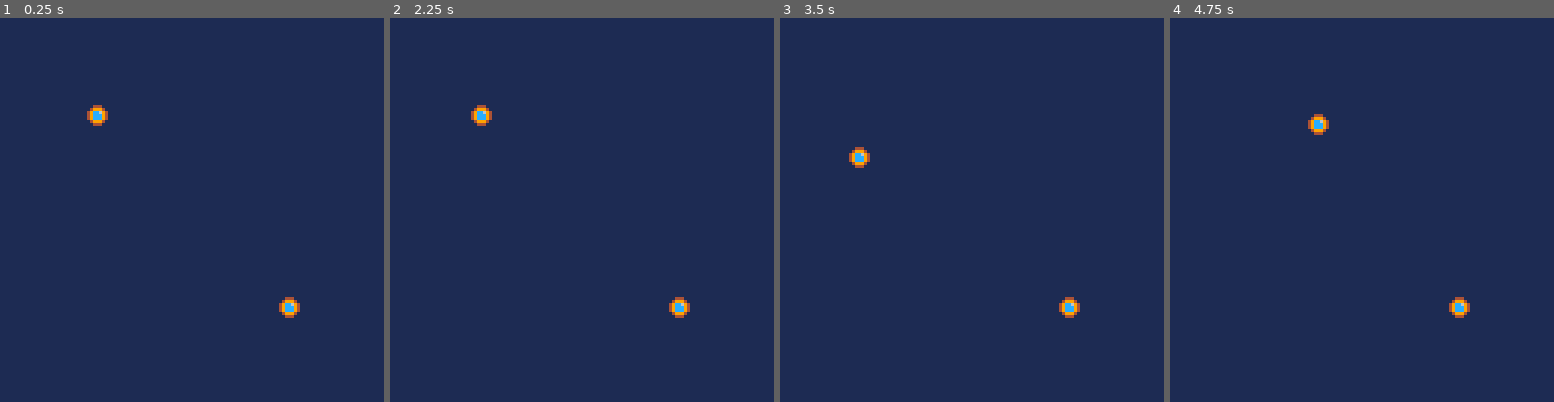
Above: before the commit, frames 1-4 (left to right).
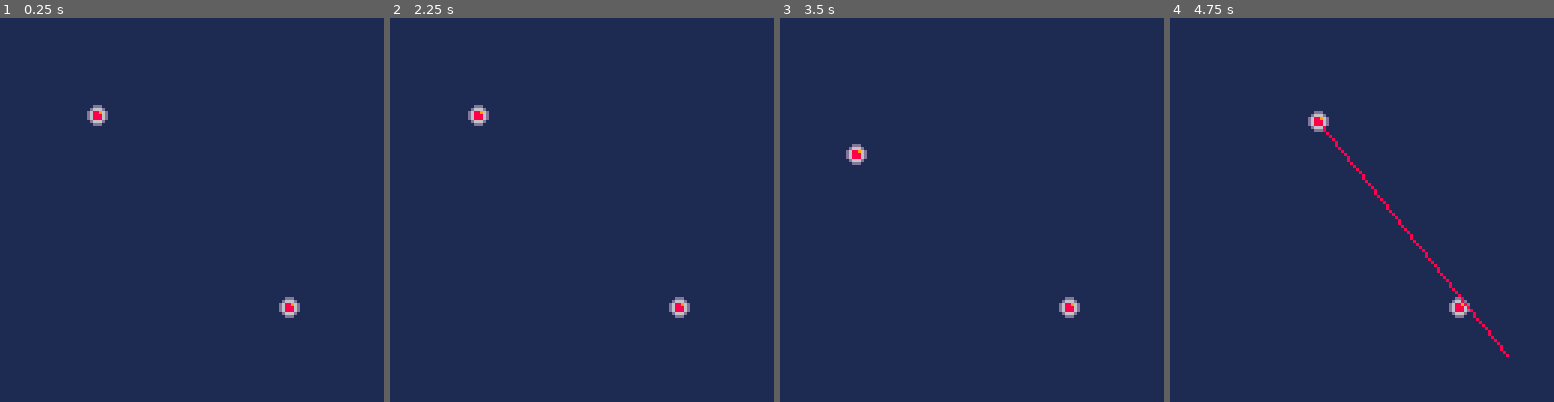
Above: after the commit, the same moments.

Repository: Ramito/PICO-8-Projects
Game: PICO-8 cartridge laserduel.p8
Same seed, same stepped clock (60 frames per second), same inputs: the game is played once before the commit and once after it.
Inputs:
- Up to frame 1 (0.25 s): no input
- Up to frame 2 (2.25 s): tap X (X key) at 1.07, 2.07 s; hold Left from 1.97 s (still down)
- Up to frame 3 (3.5 s): release Left at 2.37 s; tap X (X key) every 0.33 s from 2.4 to 3.4 s; hold Down 2.42-2.82 s; hold Right from 2.87 s (still down)
- Up to frame 4 (4.75 s): release Right at 3.53 s; hold Up 3.58-4.08 s; tap X (X key) every 0.33 s from 3.73 to 4.73 s; hold Right 4.13-4.53 s; hold Down from 4.58 s (still down)

The runs differ from the first frame. In frame 1, 0.5% of the frame differs, in the area x 22-79%, y 22-79%; in frame 2, 0.5%; in frame 3, 0.5%; in frame 4, 0.9%, in the area x 35-89%, y 24-89%.

Commit message:
Lasers proof of concept

Diff:
--- a/laserduel.p8
+++ b/laserduel.p8
@@ -6,31 +6,35 @@
 
 function _init()
 	cls()
-	ufos = {}
-	setup_ufos(ufos)
-	spawn_ufo(32,32,ufos)
-	spawn_ufo(96,96,ufos)
+	ufos={}
+	lasers={}
+	setup_ufos()
+	spawn_ufo(32,32)
+	spawn_ufo(96,96)
 end
 
 function _update60()
+--ufos and collisions
  foreach(ufos,update_ufo)
- --collisions
  for i=1,#ufos do
  	for j=i+1,#ufos do
  		collide_ufos(ufos[i], ufos[j])
  	end
  end
+--lasers
+	foreach(lasers,update_laser)
 end
 
 function _draw()
  cls(1)
  foreach(ufos,draw_ufo)
+ foreach(lasers,draw_laser)
 end
 
 -->8
 --ufo factory
 
-function setup_ufos(ufos)
+function setup_ufos()
 --constants
  local attributes = {}
 	attributes.acc=0.0175
@@ -39,17 +43,19 @@
 	ufos.attributes=attributes
 end
 
-function spawn_ufo(x,y,ufos)
+function spawn_ufo(x,y)
 	local ufo={}
 	--register
+	add(ufos,ufo)
 	ufo.index=#ufos
-	add(ufos,ufo)
 	--attributes
 	ufo.attributes=ufos.attributes
 	--position
 	ufo.pos=make_vec2(x,y)
 	--velocity
 	ufo.vel=make_vec2(0,0)
+	--ufo laser
+	make_laser(ufo)
 end
 -->8
 --ufo sim
@@ -96,7 +102,7 @@
 end
 
 function update_ufo(ufo)
- local index=ufo.index
+ local index=ufo.index-1
  --x input
 	local x_arg=0
 	if (btn(➡️,index)) x_arg+=1
@@ -122,7 +128,7 @@
 --ufo render
 
 function draw_ufo(ufo)
-	local r=ufo.attributes.radius-0.5
+	local r=ufo.attributes.radius
 	spr(1,ufo.pos.x-r,ufo.pos.y-r)
 end
 -->8
@@ -156,140 +162,164 @@
 	setmetatable(v,_vec2_mt)
 	return v
 end
+-->8
+--laser
+
+function make_laser(ufo)
+	local laser={
+		aim=0,
+		fire=false,
+		index=ufo.index
+	}
+	add(lasers,laser)
+end
+
+function update_laser(laser)
+	laser.aim+=0.01
+	laser.fire=btn(❎,laser.index-1)
+end
+
+function draw_laser(laser)
+ if (not laser.fire) return
+	local origin=ufos[laser.index].pos
+	local direction=make_vec2(cos(laser.aim),sin(laser.aim))
+	local dest=origin+direction:scaled(100)
+	line(origin.x,origin.y,dest.x,dest.y,8)
+end
 __gfx__
-00000000004440000000000000000000000000000000000000000000000000000000000000000000000000000000000000000000000000000000000000000000
-00000000049994000000000000000000000000000000000000000000000000000000000000000000000000000000000000000000000000000000000000000000
-0070070049cc69400000000000000000000000000000000000000000000000000000000000000000000000000000000000000000000000000000000000000000
-0007700049ccc9400000000000000000000000000000000000000000000000000000000000000000000000000000000000000000000000000000000000000000
-0007700049ccc9400000000000000000000000000000000000000000000000000000000000000000000000000000000000000000000000000000000000000000
-00700700049994000000000000000000000000000000000000000000000000000000000000000000000000000000000000000000000000000000000000000000
-00000000004440000000000000000000000000000000000000000000000000000000000000000000000000000000000000000000000000000000000000000000
-…(129 lines of a section not shown)…
+0000000000ddd0000000000000000000000000000000000000000000000000000000000000000000000000000000000000000000000000000000000000000000
+000000000d666d000000000000000000000000000000000000000000000000000000000000000000000000000000000000000000000000000000000000000000
+00700700d68896d00000000000000000000000000000000000000000000000000000000000000000000000000000000000000000000000000000000000000000
+00077000d68886d00000000000000000000000000000000000000000000000000000000000000000000000000000000000000000000000000000000000000000
+00077000d68886d00000000000000000000000000000000000000000000000000000000000000000000000000000000000000000000000000000000000000000
+007007000d666d000000000000000000000000000000000000000000000000000000000000000000000000000000000000000000000000000000000000000000
+0000000000ddd0000000000000000000000000000000000000000000000000000000000000000000000000000000000000000000000000000000000000000000
+…(129 lines of a section not shown)…
